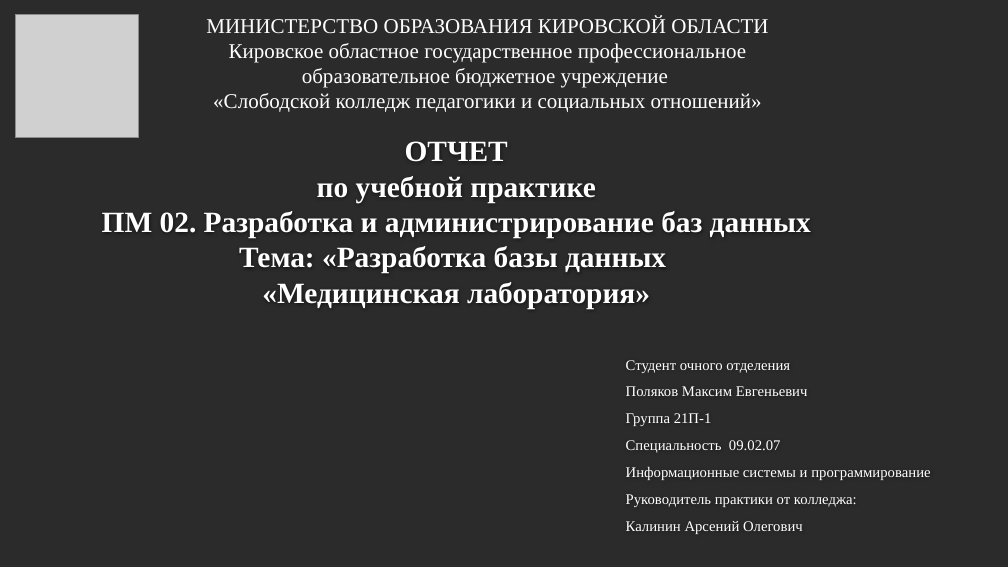
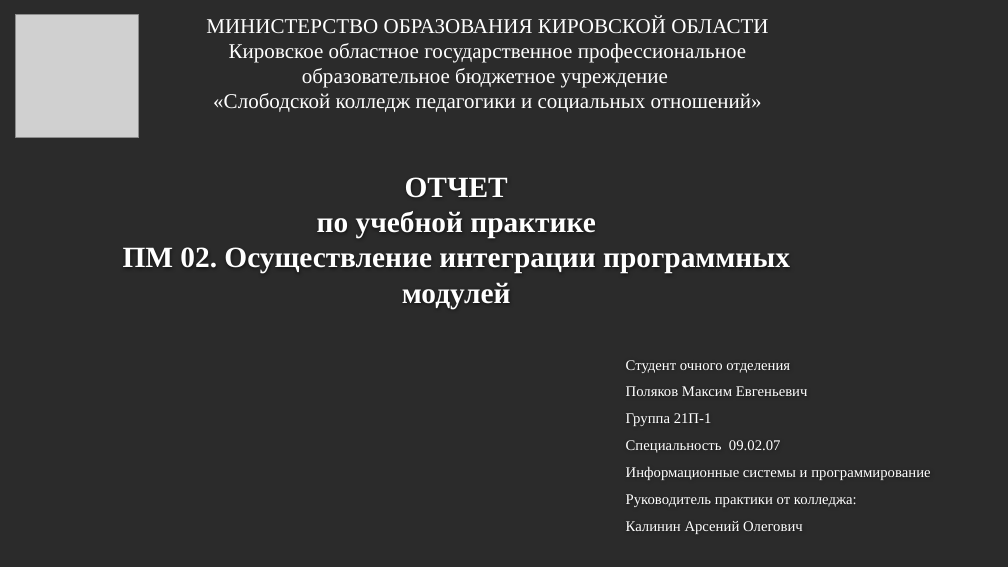
Before and after one commit to MaksimPoliackov/Practice_PM02, a slide deck: slide 1 of Документация/Отчет Поляков М.Е.pptx. Drawn at 1008x567 pixels with LibreOffice and Linux fonts; fonts in the diff are those of the drawing; grey boxes stand for pictures; background and template pictures are left out; a plain dark background stands for a picture behind light text. Boxes give left, top, right and bottom in pixels: in the first picture for what was removed or moved away, otherwise in the second. Text is boxed around its words. In the diff, an @@ line names an element or a change of style, - is before the commit and + after.

```diff
--- a/Документация/Отчет Поляков М.Е.pptx
+++ b/Документация/Отчет Поляков М.Е.pptx
@@ text at (x1=123, y1=177, x2=790, y2=309): text changed @@
-ОТЧЕТ
-по учебной практике
-ПМ 02. Разработка и администрирование баз данных
-Тема: «Разработка базы данных
-«Медицинская лаборатория»
+ОТЧЕТ
+по учебной практике
+ПМ 02. Осуществление интеграции программных модулей
```
Also in this commit, not shown: 15 other slides changed, 1 slide removed, 1 other file.
